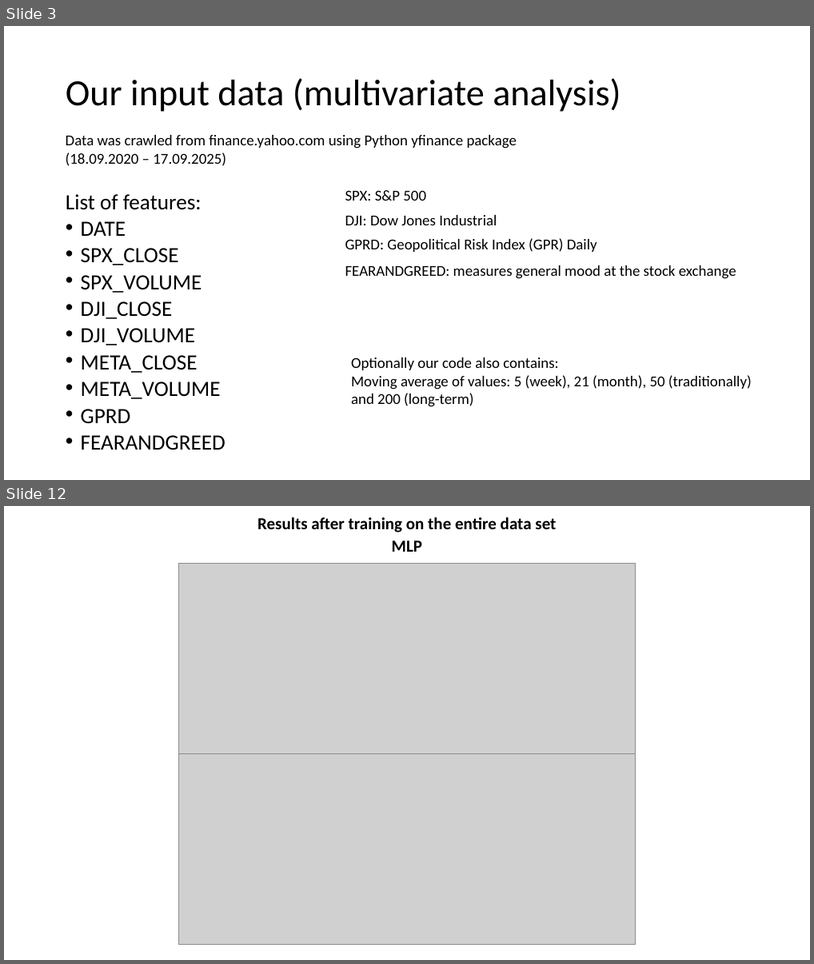
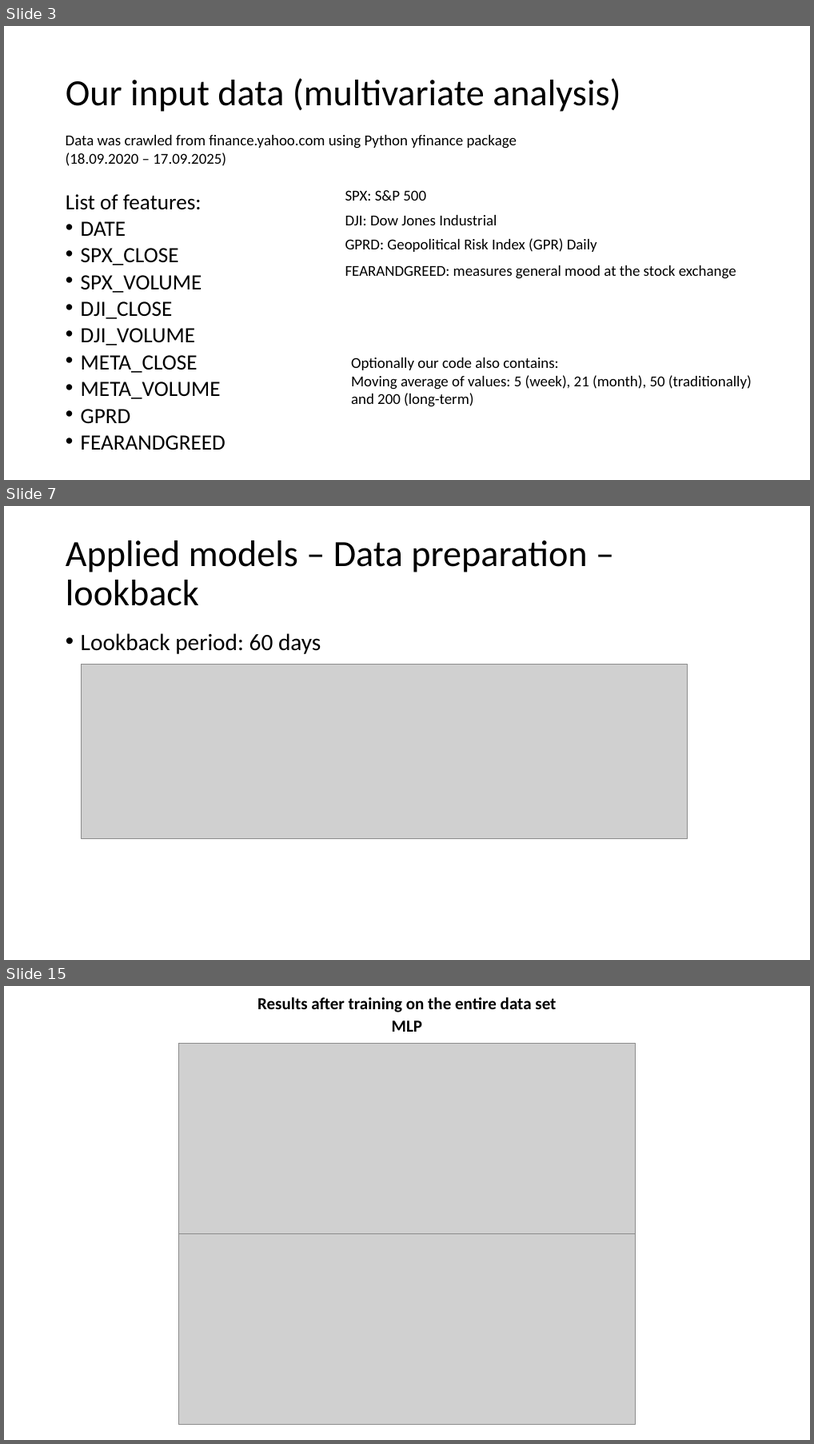
Before and after one commit to sfremerey/backprophet, a slide deck: Backprophet.pptx. Shown one above the other, each under a label of ours: slides 3 and 12 before the commit, slides 3, 7 and 15 after it; the slides between them are not shown. The pictures are 814x964 and 814x1444 pixels, drawn with LibreOffice and Linux fonts; fonts in the diff are those of the drawing; grey boxes stand for pictures. Boxes give left, top, right and bottom in pixels: in the first picture for what was removed or moved away, otherwise in the second. Text is boxed around its words. In the diff, an @@ line names an element or a change of style, - is before the commit and + after.

```diff
--- a/Backprophet.pptx
+++ b/Backprophet.pptx
@@ slide 7 added at (x1=4, y1=506, x2=810, y2=960), background #FFFFFF @@
@@ title added at (x1=66, y1=540, x2=587, y2=606), 44 pt, text #000000 @@
+Applied models – Data preparation – lookback
@@ text added at (x1=81, y1=633, x2=321, y2=654), 28 pt, text #000000 @@
+• Lookback period: 60 days
@@ picture added at (x1=82, y1=664, x2=687, y2=838) @@
@@ what was slide 12 is now slide 15 @@
```
Also in this commit, not shown: 16 slides changed, 5 other slides added, 1 slide removed, 1 other file.
